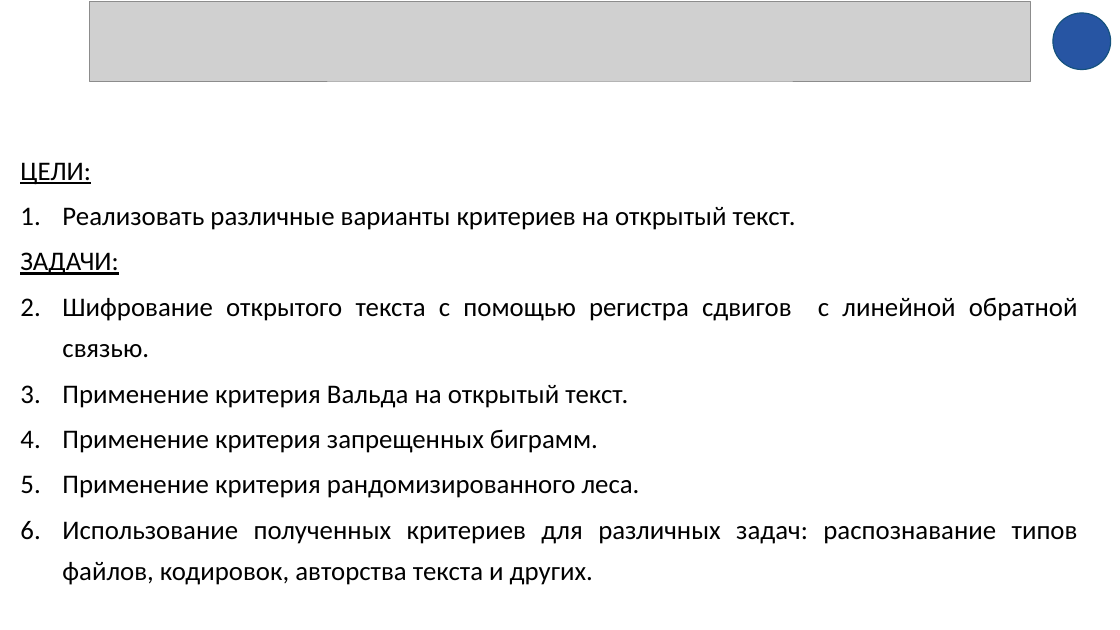
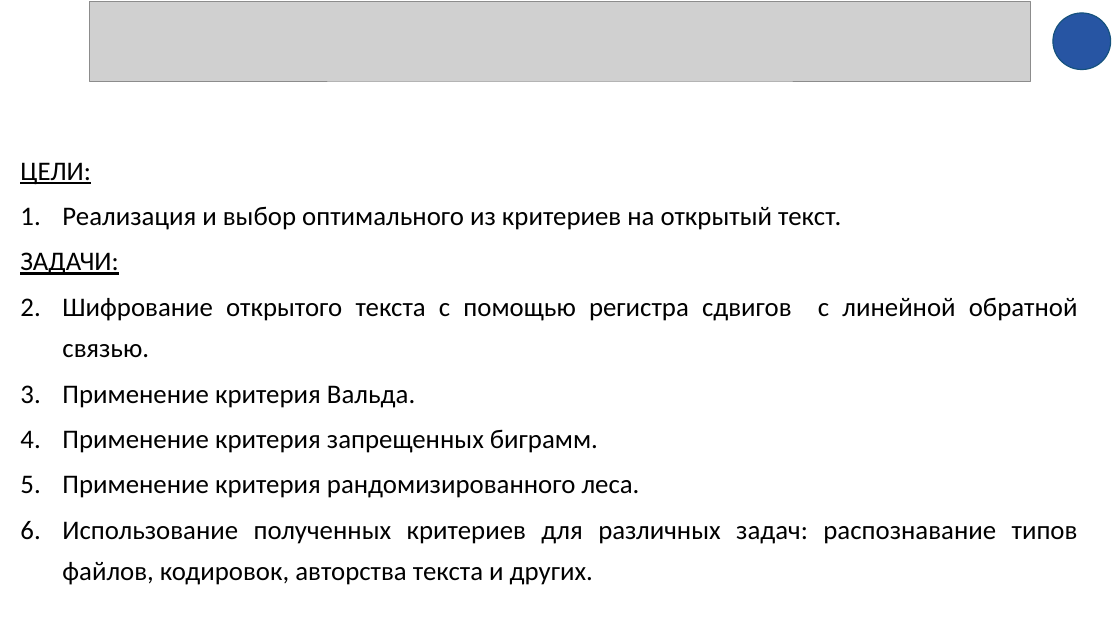
Before and after one commit to saburovatory/Cryptography, a slide deck: slide 2 of 2017_MP-40_VKR_Saburova.pptx. Drawn at 1120x630 pixels with LibreOffice and Linux fonts; fonts in the diff are those of the drawing; grey boxes stand for pictures; background and template pictures are left out. Boxes give left, top, right and bottom in pixels: in the first picture for what was removed or moved away, otherwise in the second. Text is boxed around its words. In the diff, an @@ line names an element or a change of style, - is before the commit and + after.

Commit message:
Презентация и текст работы

```diff
--- a/2017_MP-40_VKR_Saburova.pptx
+++ b/2017_MP-40_VKR_Saburova.pptx
@@ text at <box>62,206,841,230</box>: text changed @@
-1. Реализовать различные варианты критериев на открытый текст.
+1. Реализация и выбор оптимального из критериев на открытый текст.
@@ text at <box>62,385,415,408</box>: text changed @@
-2. Применение критерия Вальда на открытый текст.
+2. Применение критерия Вальда.
```
Also in this commit, not shown: 4 other slides changed, 1 slide added, 1 other file.
